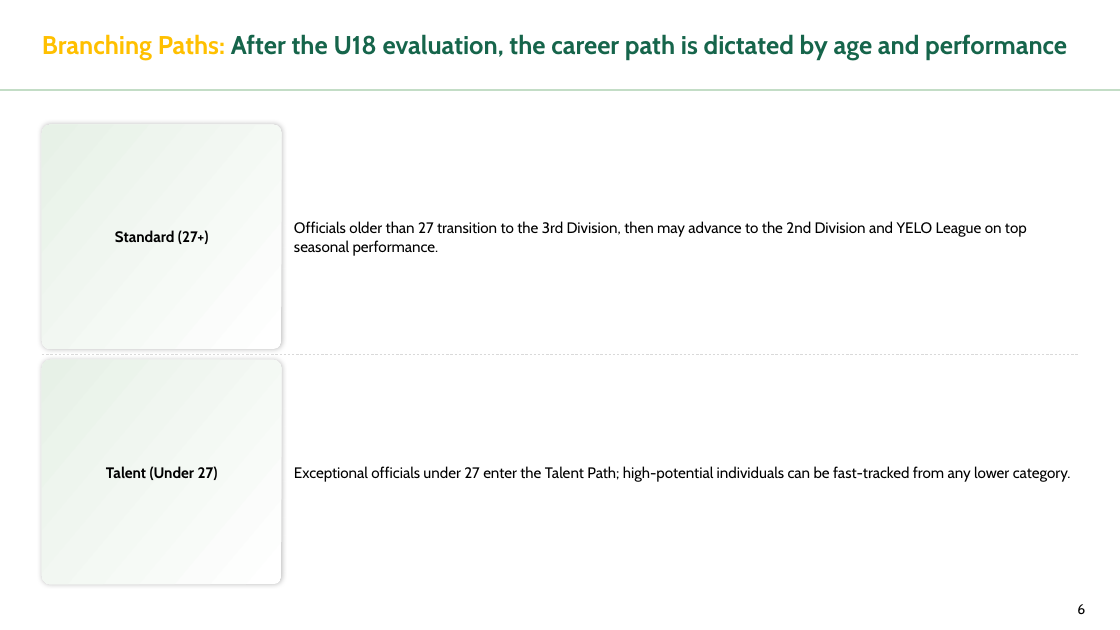
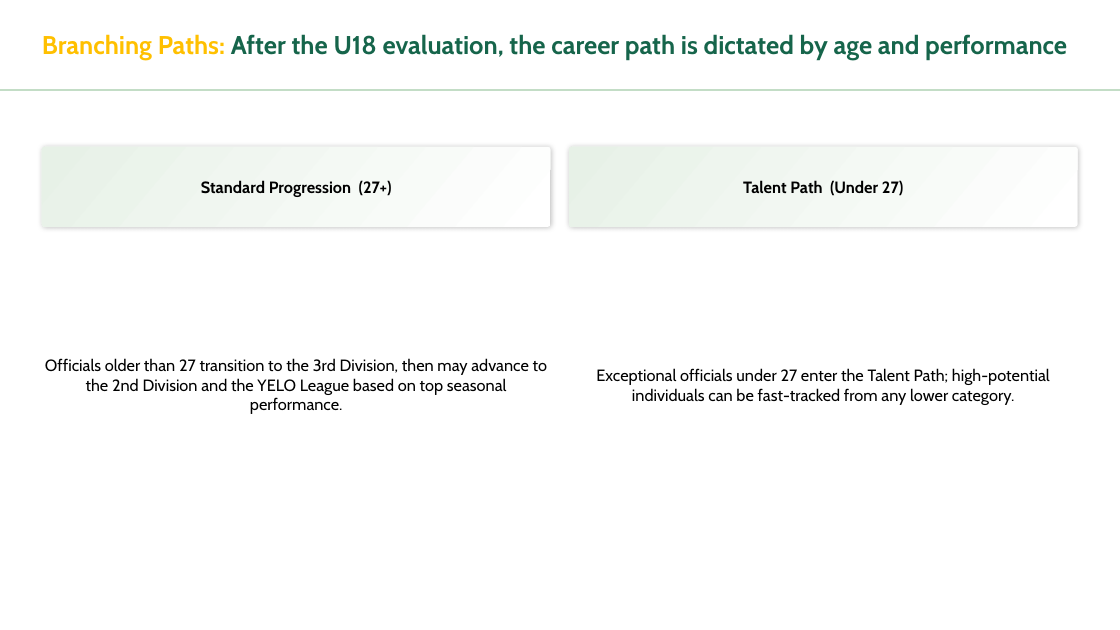
Before and after one commit to meedo5657-rgb/SAFF, a slide deck: slide 6 of Refereeing_Pathway_Presentation.pptx. Drawn at 1120x630 pixels with LibreOffice and Linux fonts; fonts in the diff are those of the drawing. Boxes give left, top, right and bottom in pixels: in the first picture for what was removed or moved away, otherwise in the second. Text is boxed around its words. In the diff, an @@ line names an element or a change of style, - is before the commit and + after.

```diff
--- a/Refereeing_Pathway_Presentation.pptx
+++ b/Refereeing_Pathway_Presentation.pptx
@@ rounded rectangle "Standard Progression (27+)": place and size @@
-rounded rectangle "Standard Progression (27+)" at (42,125,281,350)
+rounded rectangle "Standard Progression (27+)" at (42,147,550,227)
@@ rounded rectangle "Talent Path (Under 27)": place and size @@
-rounded rectangle "Talent Path (Under 27)" at (42,360,281,585)
+rounded rectangle "Talent Path (Under 27)" at (569,147,1077,227)
@@ text in rounded rectangle at (201,180,392,197): text changed; size 13 to 14 pt @@
-Standard (27+)
+Standard Progression (27+)
@@ text in rounded rectangle at (743,180,904,196): text changed; size 13 to 14 pt @@
-Talent (Under 27)
+Talent Path (Under 27)
@@ text "Exceptional officials under 27 enter ...": place and size @@
-text "Exceptional officials under 27 enter ..." at (294,466,1071,481)
+text "Exceptional officials under 27 enter ..." at (596,368,1050,405)
@@ text "Exceptional officials under 27 enter ..." at (596,368,1050,405): size 13 to 14 pt; alignment left to centre @@
@@ line removed from (42, 355) to (1080, 355) @@
@@ text at (45,358,547,414): text changed; size 13 to 14 pt @@
-Officials older than 27 transition to the 3rd Division, then may advance to the 2nd Division and YELO League on top seasonal performance.
+Officials older than 27 transition to the 3rd Division, then may advance to the 2nd Division and the YELO League based on top seasonal performance.
@@ page number removed at (1077,604,1085,614) @@
-6
```
Also in this commit, not shown: 30 other slides changed.
